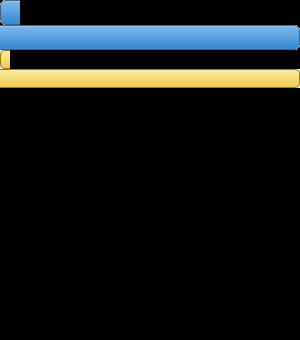
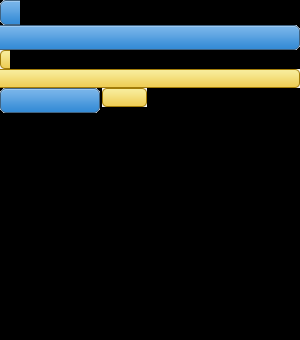
Layers edited between the first and the second w=300, h=340 image:
added layer "submit-btn" above "operate-btn" over [0, 88, 100, 113]
added layer "operate-btn" above "operate-btn right" over [102, 88, 147, 107]
